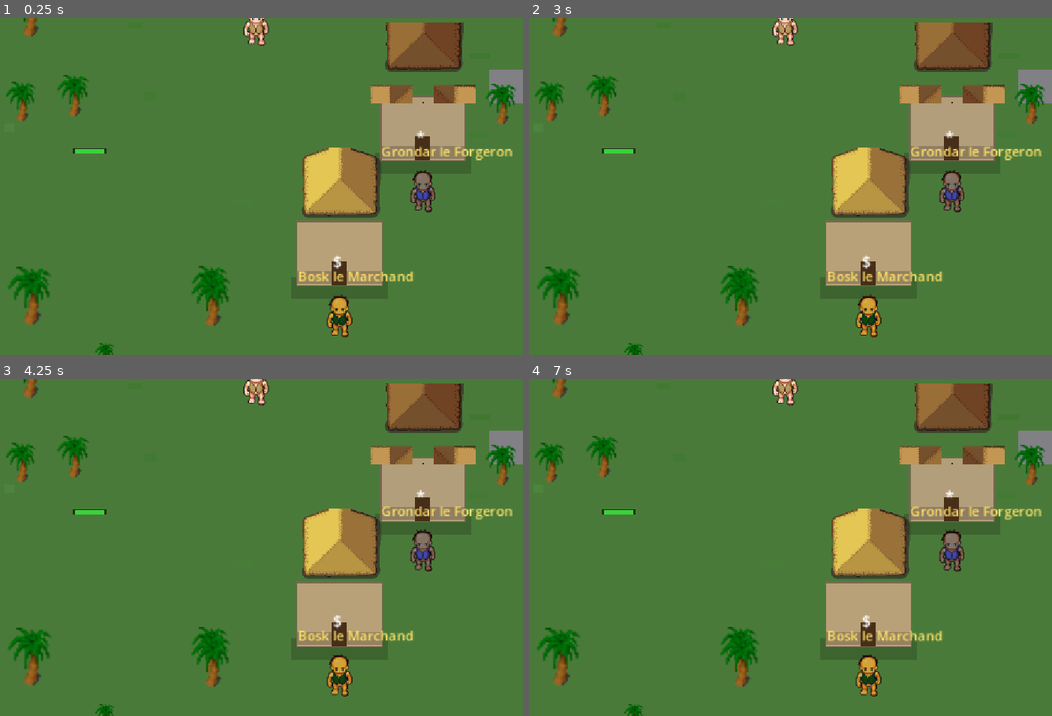
Above: before the commit, frames 1-4 (two rows, left to right).
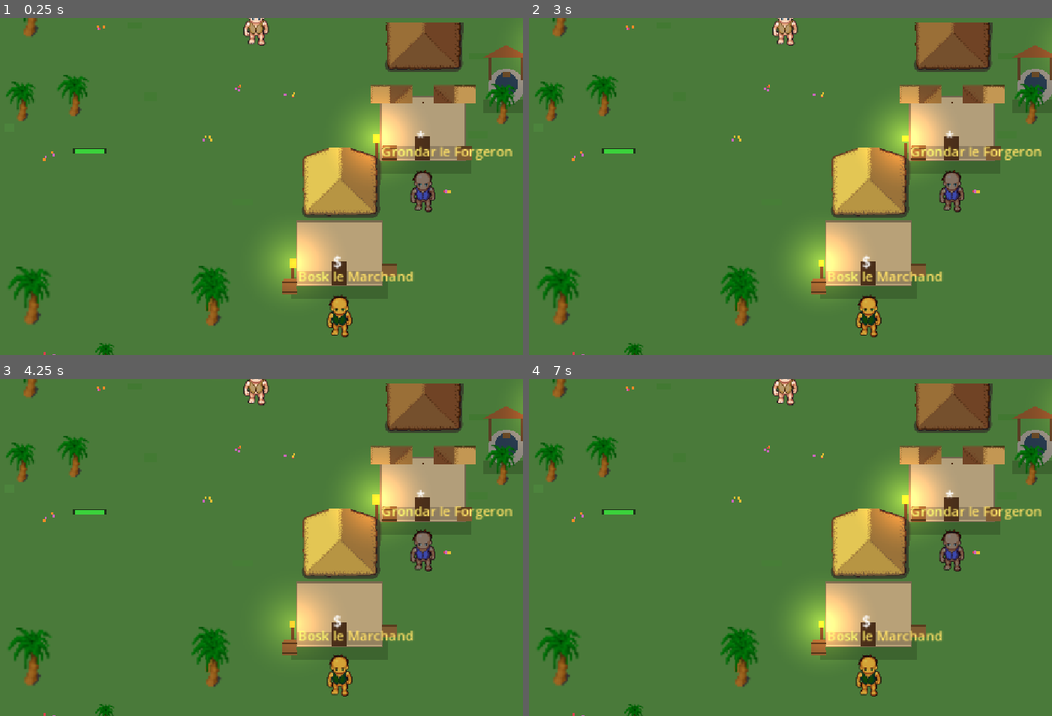
Above: after the commit, the same moments.

Repository: saintstrif13001/riendupout
Game: Godot game, scene res://scenes/World.tscn
Same seed, same stepped clock (60 frames per second), same inputs: the game is played once before the commit and once after it. This scene is started directly instead of the project's main scene.
Inputs:
- Up to frame 1 (0.25 s): no input
- Up to frame 2 (3 s): tap Enter at 0.5 s; hold D 0.53-1.28 s; tap I at 0.6 s; tap Space at 0.77, 1.52, 2.75 s; hold S 1.28-2.03 s; tap M at 1.35 s; hold D 2.03-2.78 s; tap Q at 2.1 s; hold W from 2.78 s (still down); tap E at 2.85 s
- Up to frame 3 (4.25 s): tap Space at 3.02, 3.77 s; release W at 3.53 s; hold A from 3.53 s (still down); tap F at 3.6 s
- Up to frame 4 (7 s): tap I at 4.35 s; tap Space at 4.52, 6.02, 6.77 s; release A at 5.03 s; hold S 5.03-5.78 s; tap M at 5.1 s; hold D 5.78-6.53 s; tap Q at 5.85 s; hold W from 6.53 s (still down); tap E at 6.6 s

The runs differ from the first frame. In frame 1, 4.8% of the frame differs, in the area x 8-100%, y 2-100%; in frame 2, 5.0%; in frame 3, 4.5%; in frame 4, 5.1%.
Error in both runs: Invalid access to property or key 'race' on a base object of type 'Dictionary'. (res://scripts/game_state.gd:63)

Commit message:
Deco du village : puits refait, torches aux portes, fleurs, caisses/barils
Retour utilisateur : le village etait trop nu/plat visuellement.

- Le puits (juste un carre gris avant) devient un vrai prop : anneau de
  pierre, eau sombre, toit en bois sur poteaux, seau
- Une torche (avec halo lumineux, deja utilise en zone dangereuse) pres de
  la porte de chaque maison
- 45 petits parterres de fleurs colores (rouge/jaune/violet/orange) disperses
  dans le village pour casser l'uniformite du vert
- Caisses et barils pres de la forge et de l'echoppe, coherent avec le theme
  commerce/artisanat

Teste : test_village_decor verifie la presence des nouveaux props (polygones
du puits/barils, torches, collision des maisons inchangee). Regression
combat/data_integrity/house_collision OK

Diff:
--- a/scripts/tools/capture.gd
+++ b/scripts/tools/capture.gd
@@ -138,6 +138,8 @@
 			_run_faction_shop_ui_test()
 		elif test_mode == "test_village_economy":
 			_run_village_economy_test()
+		elif test_mode == "test_village_decor":
+			_run_village_decor_test()
 		elif test_mode == "show_torch_glow" or test_mode == "test_torch_glow":
 			var tx = int(inst.player.global_position.x) + 30
 			var ty = int(inst.player.global_position.y)
@@ -944,6 +946,22 @@
 	print("TEST_RESULT stock_grew_from_ticks=%s price_tracks_stock=%s stock_consumed_on_buy=%s paid_dynamic_price=%s blocked_when_out_of_stock=%s"
 		% [stock_grew, price_dropped_with_stock, stock_consumed, paid_dynamic_price, blocked_when_out_of_stock])
 
+func _run_village_decor_test() -> void:
+	print("TEST_START:village_decor")
+	var decor = inst.get_node("Decor")
+	var polygons = 0
+	var lights = 0
+	var house_bodies = 0
+	for c in decor.get_children():
+		if c is Polygon2D: polygons += 1
+		elif c is PointLight2D: lights += 1
+		elif c is StaticBody2D: house_bodies += 1
+	# le puits ajoute 3 Polygon2D (anneau, intérieur, toit) ; les torches (5 aux
+	# portes + celles des zones dangereuses) ajoutent chacune un PointLight2D ;
+	# les caisses/barils ajoutent 2 Polygon2D (barils) en plus du puits
+	print("TEST_RESULT well_and_props_polygons=%d (attendu >= 3) house_torches_present=%s house_bodies_unchanged=%d"
+		% [polygons, lights >= 5, house_bodies])
+
 func _run_data_integrity_test() -> void:
 	print("TEST_START:data_integrity")
 	var data = root.get_node("/root/Data")
--- a/scripts/world.gd
+++ b/scripts/world.gd
@@ -233,13 +233,114 @@
 		door.position = Vector2(h.x - 9, h.y + h.h/2.0 - 28)
 		door.z_index = int(h.y) + 3
 		$Decor.add_child(door)
-	# Puits central comme point de repère
-	var well_base = ColorRect.new()
-	well_base.color = Color(0.5, 0.5, 0.52)
-	well_base.size = Vector2(40, 40)
-	well_base.position = Vector2(700 - 20, 480 - 20)
-	well_base.z_index = 470
-	$Decor.add_child(well_base)
+	_build_village_well(700, 480)
+	_build_village_decor(houses)
+
+func _build_village_well(x: int, y: int) -> void:
+	# Puits central comme point de repère : anneau de pierre + toit en bois +
+	# corde/seau, plutôt qu'un simple carré gris plat.
+	var shadow = ColorRect.new()
+	shadow.color = Color(0, 0, 0, 0.18)
+	shadow.size = Vector2(56, 16)
+	shadow.position = Vector2(x - 28, y + 16)
+	shadow.z_index = int(y) - 1
+	$Decor.add_child(shadow)
+	var ring = Polygon2D.new()
+	var pts = PackedVector2Array()
+	for i in range(16):
+		var a = i / 16.0 * TAU
+		pts.append(Vector2(cos(a), sin(a)) * 22)
+	ring.polygon = pts
+	ring.color = Color(0.55, 0.53, 0.5)
+	ring.position = Vector2(x, y)
+	ring.z_index = int(y)
+	$Decor.add_child(ring)
+	var inner = Polygon2D.new()
+	var pts2 = PackedVector2Array()
+	for i in range(16):
+		var a = i / 16.0 * TAU
+		pts2.append(Vector2(cos(a), sin(a)) * 14)
+	inner.polygon = pts2
+	inner.color = Color(0.15, 0.22, 0.3)
+	inner.position = Vector2(x, y - 3)
+	inner.z_index = int(y) + 1
+	$Decor.add_child(inner)
+	for side in [-1, 1]:
+		var post = ColorRect.new()
+		post.color = Color(0.35, 0.24, 0.14)
+		post.size = Vector2(5, 26)
+		post.position = Vector2(x + side * 20 - 2, y - 34)
+		post.z_index = int(y) + 2
+		$Decor.add_child(post)
+	var roof = Polygon2D.new()
+	roof.polygon = PackedVector2Array([Vector2(-30,0), Vector2(30,0), Vector2(0,-16)])
+	roof.color = Color(0.5, 0.3, 0.16)
+	roof.position = Vector2(x, y - 34)
+	roof.z_index = int(y) + 3
+	$Decor.add_child(roof)
+	var bucket = ColorRect.new()
+	bucket.color = Color(0.4, 0.28, 0.15)
+	bucket.size = Vector2(8, 7)
+	bucket.position = Vector2(x - 4, y - 18)
+	bucket.z_index = int(y) + 2
+	$Decor.add_child(bucket)
+
+func _build_village_decor(houses: Array) -> void:
+	# Torches près de chaque porte, parterres de fleurs et quelques caisses/barils
+	# de commerce — le village était trop nu comparé aux zones sauvages.
+	for h in houses:
+		_spawn_torch(int(h.x - h.w/2.0 - 6), int(h.y + h.h/2.0 - 10))
+	seed(9911)
+	var flower_colors = [Color(0.85,0.25,0.3), Color(0.9,0.75,0.2), Color(0.8,0.4,0.75), Color(0.95,0.55,0.15)]
+	for i in range(45):
+		var x = randi_range(80, 1320)
+		var y = randi_range(150, int(Data.WORLD_HEIGHT) - 40)
+		var patch = Node2D.new()
+		patch.position = Vector2(x, y)
+		patch.z_index = -7
+		for j in range(4):
+			var dot = ColorRect.new()
+			dot.color = flower_colors[randi() % flower_colors.size()]
+			dot.size = Vector2(3, 3)
+			dot.position = Vector2(randf_range(-6,6), randf_range(-4,4))
+			patch.add_child(dot)
+		$Decor.add_child(patch)
+	var crate_spots = [Vector2(560, 700), Vector2(440, 720), Vector2(650, 560), Vector2(560, 560)]
+	for i in range(crate_spots.size()):
+		var pos = crate_spots[i]
+		if i % 2 == 0:
+			_spawn_crate(int(pos.x), int(pos.y))
+		else:
+			_spawn_barrel(int(pos.x), int(pos.y))
+
+func _spawn_crate(x: int, y: int) -> void:
+	var box = ColorRect.new()
+	box.color = Color(0.5, 0.36, 0.2)
+	box.size = Vector2(18, 16)
+	box.position = Vector2(x - 9, y - 8)
+	box.z_index = int(y)
+	$Decor.add_child(box)
+	var edge = ColorRect.new()
+	edge.color = Color(0.35, 0.24, 0.12)
+	edge.size = Vector2(18, 3)
+	edge.position = Vector2(x - 9, y - 8)
+	edge.z_index = int(y) + 1
+	$Decor.add_child(edge)
+
+func _spawn_barrel(x: int, y: int) -> void:
+	var body = Polygon2D.new()
+	body.polygon = PackedVector2Array([Vector2(-8,-10), Vector2(8,-10), Vector2(9,10), Vector2(-9,10)])
+	body.color = Color(0.45, 0.32, 0.18)
+	body.position = Vector2(x, y)
+	body.z_index = int(y)
+	$Decor.add_child(body)
+	for oy in [-6, 6]:
+		var band = ColorRect.new()
+		band.color = Color(0.25, 0.17, 0.09)
+		band.size = Vector2(18, 2)
+		band.position = Vector2(x - 9, y + oy)
+		band.z_index = int(y) + 1
+		$Decor.add_child(band)
 
 func build_props() -> void:
 	# Coffres et torches dans les zones dangereuses, pour l'ambiance et un peu de loot passif.
